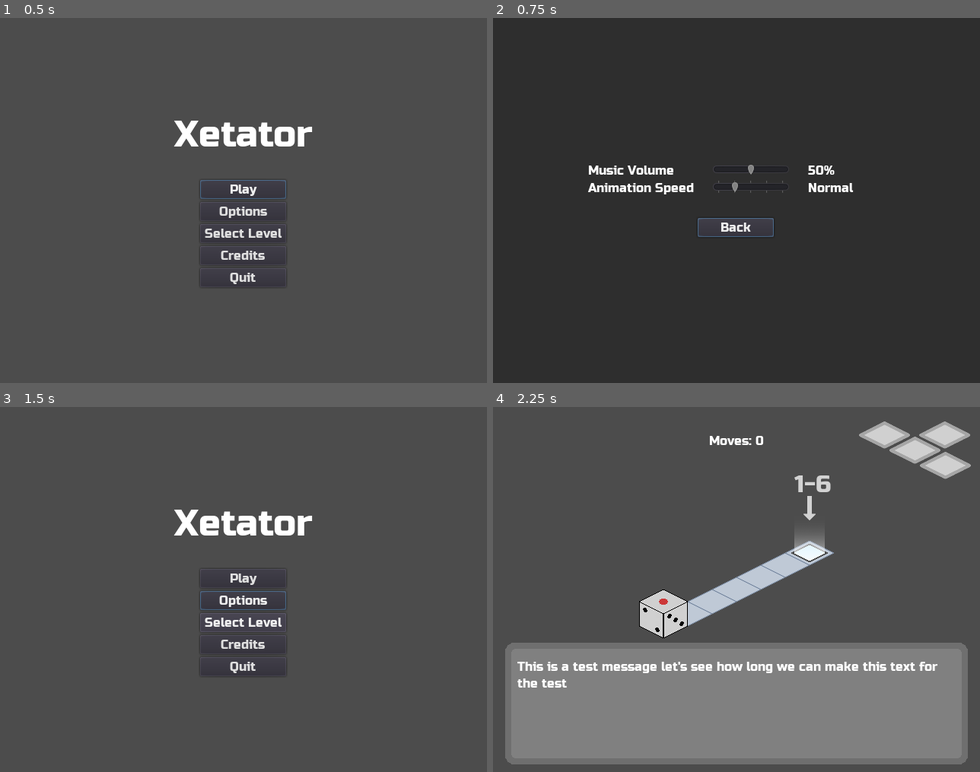
Above: before the commit, frames 1-4 (two rows, left to right).
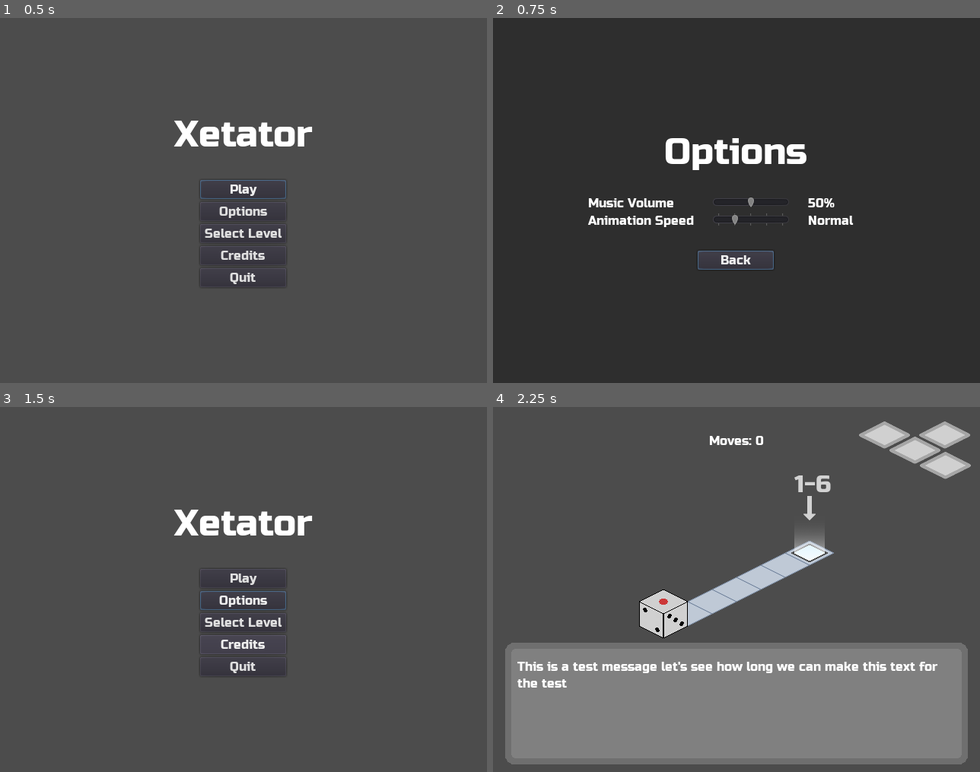
Above: after the commit, the same moments.

Repository: kdreese/gmtk-2022
Game: Godot game, scene res://src/states/Menu.tscn
The game is run twice, just before and just after one commit, with the same random seed, the same clock (stepped at 60 frames per second) and the same inputs.
Inputs:
- Up to frame 1 (0.5 s): no input
- Up to frame 2 (0.75 s): click "Options" at 0.5 s
- Up to frame 3 (1.5 s): click "Back" at 1.25 s
- Up to frame 4 (2.25 s): click "Play" at 2 s

Frame 1 is identical in both runs. In frame 2, 3.9% of the frame differs, in the area x 19-75%, y 32-69%; in frame 3, less than 0.1%; in frame 4, nothing differs.

Commit message:
Add us to the credits menu
Also adds "Options" to the top of the option menu

Diff:
--- a/src/states/CreditsMenu.tscn
+++ b/src/states/CreditsMenu.tscn
@@ -1,10 +1,18 @@
-[gd_scene load_steps=7 format=2]
+[gd_scene load_steps=9 format=2]
 
 [ext_resource path="res://assets/ui/Russo_One.ttf" type="DynamicFontData" id=1]
 [ext_resource path="res://src/states/CreditsMenu.gd" type="Script" id=2]
 
 [sub_resource type="DynamicFont" id=1]
 size = 48
+font_data = ExtResource( 1 )
+
+[sub_resource type="DynamicFont" id=5]
+size = 24
+font_data = ExtResource( 1 )
+
+[sub_resource type="DynamicFont" id=6]
+size = 36
 font_data = ExtResource( 1 )
 
 [sub_resource type="DynamicFont" id=2]
@@ -26,14 +34,6 @@
 anchor_right = 1.0
 anchor_bottom = 1.0
 color = Color( 0, 0, 0, 0.392157 )
-
-[node name="BackButton" type="Button" parent="ColorRect"]
-margin_left = 12.0
-margin_top = 12.0
-margin_right = 92.0
-margin_bottom = 37.0
-rect_min_size = Vector2( 80, 0 )
-text = "Back"
 
 [node name="V" type="VBoxContainer" parent="ColorRect"]
 anchor_right = 1.0
@@ -45,8 +45,10 @@
 size_flags_vertical = 3
 
 [node name="Title" type="Label" parent="ColorRect/V"]
-margin_right = 624.0
+margin_left = 225.0
+margin_right = 399.0
 margin_bottom = 56.0
+size_flags_horizontal = 4
 custom_fonts/font = SubResource( 1 )
 text = "Credits"
 align = 1
@@ -59,13 +61,82 @@
 
 [node name="V" type="VBoxContainer" parent="ColorRect/V/S"]
 margin_right = 612.0
-margin_bottom = 1895.0
+margin_bottom = 2102.0
 size_flags_horizontal = 3
 custom_constants/separation = 24
 
+[node name="Us" type="GridContainer" parent="ColorRect/V/S/V"]
+margin_right = 612.0
+margin_bottom = 117.0
+columns = 3
+
+[node name="HearstName" type="Label" parent="ColorRect/V/S/V/Us"]
+margin_right = 201.0
+margin_bottom = 28.0
+size_flags_horizontal = 3
+custom_fonts/font = SubResource( 5 )
+text = "Terry Hearst"
+align = 1
+
+[node name="MooreName" type="Label" parent="ColorRect/V/S/V/Us"]
+margin_left = 205.0
+margin_right = 406.0
+margin_bottom = 28.0
+size_flags_horizontal = 3
+custom_fonts/font = SubResource( 5 )
+text = "Andrew Moore"
+align = 1
+
+[node name="ReeseName" type="Label" parent="ColorRect/V/S/V/Us"]
+margin_left = 410.0
+margin_right = 611.0
+margin_bottom = 28.0
+size_flags_horizontal = 3
+custom_fonts/font = SubResource( 5 )
+text = "Kyle Reese"
+align = 1
+
+[node name="HearstCredits" type="Label" parent="ColorRect/V/S/V/Us"]
+margin_top = 43.0
+margin_right = 201.0
+margin_bottom = 106.0
+text = "Programming
+Puzzle Design
+Sounds (maybe)"
+align = 1
+
+[node name="MooreCredits" type="Label" parent="ColorRect/V/S/V/Us"]
+margin_left = 205.0
+margin_top = 32.0
+margin_right = 406.0
+margin_bottom = 117.0
+text = "Programming
+Puzzle Design
+Art/Graphics
+Music"
+align = 1
+
+[node name="ReeseCredits" type="Label" parent="ColorRect/V/S/V/Us"]
+margin_left = 410.0
+margin_top = 54.0
+margin_right = 611.0
+margin_bottom = 95.0
+text = "Programming
+Puzzle Design"
+align = 1
+
+[node name="LicensesTitle" type="Label" parent="ColorRect/V/S/V"]
+margin_top = 141.0
+margin_right = 612.0
+margin_bottom = 183.0
+custom_fonts/font = SubResource( 6 )
+text = "Licenses"
+align = 1
+
 [node name="Godot" type="VBoxContainer" parent="ColorRect/V/S/V"]
-margin_right = 612.0
-margin_bottom = 355.0
+margin_top = 207.0
+margin_right = 612.0
+margin_bottom = 562.0
 custom_constants/separation = 8
 
 [node name="Title" type="Label" parent="ColorRect/V/S/V/Godot"]
@@ -92,9 +163,9 @@
 autowrap = true
 
 [node name="FreeType" type="VBoxContainer" parent="ColorRect/V/S/V"]
-margin_top = 379.0
-margin_right = 612.0
-margin_bottom = 445.0
+margin_top = 586.0
+margin_right = 612.0
+margin_bottom = 652.0
 custom_constants/separation = 8
 
 [node name="Title" type="Label" parent="ColorRect/V/S/V/FreeType"]
@@ -113,9 +184,9 @@
 autowrap = true
 
 [node name="ENet" type="VBoxContainer" parent="ColorRect/V/S/V"]
-margin_top = 469.0
-margin_right = 612.0
-margin_bottom = 790.0
+margin_top = 676.0
+margin_right = 612.0
+margin_bottom = 997.0
 custom_constants/separation = 8
 
 [node name="Title" type="Label" parent="ColorRect/V/S/V/ENet"]
@@ -140,9 +211,9 @@
 autowrap = true
 
 [node name="MbedTLS" type="VBoxContainer" parent="ColorRect/V/S/V"]
-margin_top = 814.0
-margin_right = 612.0
-margin_bottom = 1033.0
+margin_top = 1021.0
+margin_right = 612.0
+margin_bottom = 1240.0
 custom_constants/separation = 8
 
 [node name="Title" type="Label" parent="ColorRect/V/S/V/MbedTLS"]
@@ -167,9 +238,9 @@
 autowrap = true
 
 [node name="RussoOne" type="VBoxContainer" parent="ColorRect/V/S/V"]
-margin_top = 1057.0
-margin_right = 612.0
-margin_bottom = 1895.0
+margin_top = 1264.0
+margin_right = 612.0
+margin_bottom = 2102.0
 custom_constants/separation = 8
 
 [node name="Title" type="Label" parent="ColorRect/V/S/V/RussoOne"]
@@ -231,4 +302,12 @@
 THE FONT SOFTWARE IS PROVIDED \"AS IS\", WITHOUT WARRANTY OF ANY KIND, EXPRESS OR IMPLIED, INCLUDING BUT NOT LIMITED TO …(475 unchanged characters)…
 autowrap = true
 
+[node name="BackButton" type="Button" parent="ColorRect"]
+margin_left = 12.0
+margin_top = 12.0
+margin_right = 92.0
+margin_bottom = 37.0
+rect_min_size = Vector2( 80, 0 )
+text = "Back"
+
 [connection signal="pressed" from="ColorRect/BackButton" to="." method="_on_BackButton_pressed"]
--- a/src/states/OptionsMenu.tscn
+++ b/src/states/OptionsMenu.tscn
@@ -1,6 +1,11 @@
-[gd_scene load_steps=2 format=2]
+[gd_scene load_steps=4 format=2]
 
 [ext_resource path="res://src/states/OptionsMenu.gd" type="Script" id=1]
+[ext_resource path="res://assets/ui/Russo_One.ttf" type="DynamicFontData" id=2]
+
+[sub_resource type="DynamicFont" id=1]
+size = 48
+font_data = ExtResource( 2 )
 
 [node name="OptionsMenu" type="CanvasLayer"]
 pause_mode = 2
@@ -17,14 +22,22 @@
 
 [node name="V" type="VBoxContainer" parent="ColorRect/C"]
 margin_left = 125.0
-margin_top = 191.0
+margin_top = 148.0
 margin_right = 514.0
-margin_bottom = 288.0
+margin_bottom = 331.0
 custom_constants/separation = 30
 
+[node name="Title" type="Label" parent="ColorRect/C/V"]
+margin_right = 389.0
+margin_bottom = 56.0
+custom_fonts/font = SubResource( 1 )
+text = "Options"
+align = 1
+
 [node name="G" type="GridContainer" parent="ColorRect/C/V"]
+margin_top = 86.0
 margin_right = 389.0
-margin_bottom = 42.0
+margin_bottom = 128.0
 custom_constants/hseparation = 25
 columns = 3
 
@@ -74,9 +87,9 @@
 
 [node name="BackButton" type="Button" parent="ColorRect/C/V"]
 margin_left = 144.0
-margin_top = 72.0
+margin_top = 158.0
 margin_right = 244.0
-margin_bottom = 97.0
+margin_bottom = 183.0
 rect_min_size = Vector2( 100, 0 )
 size_flags_horizontal = 4
 text = "Back"
